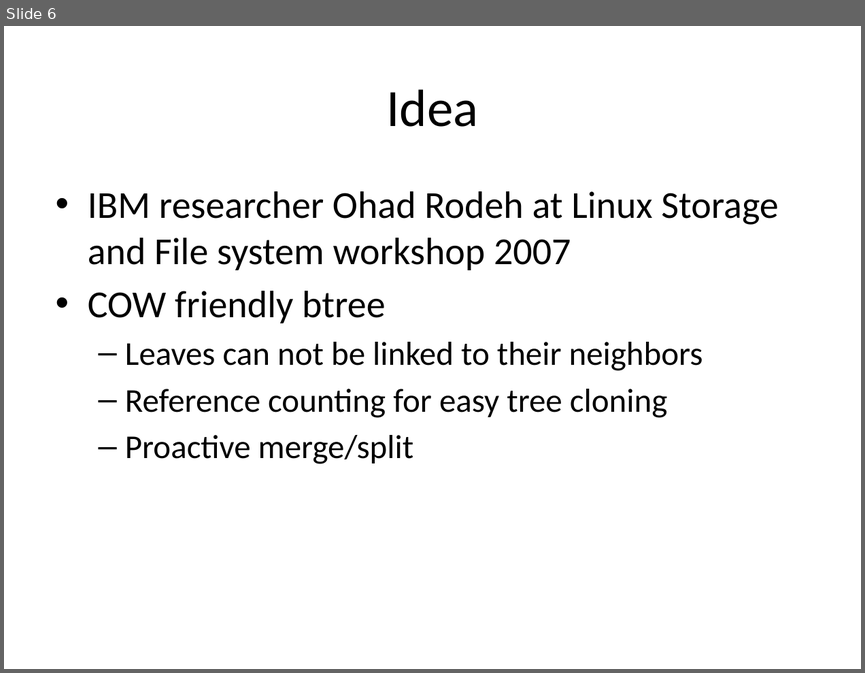
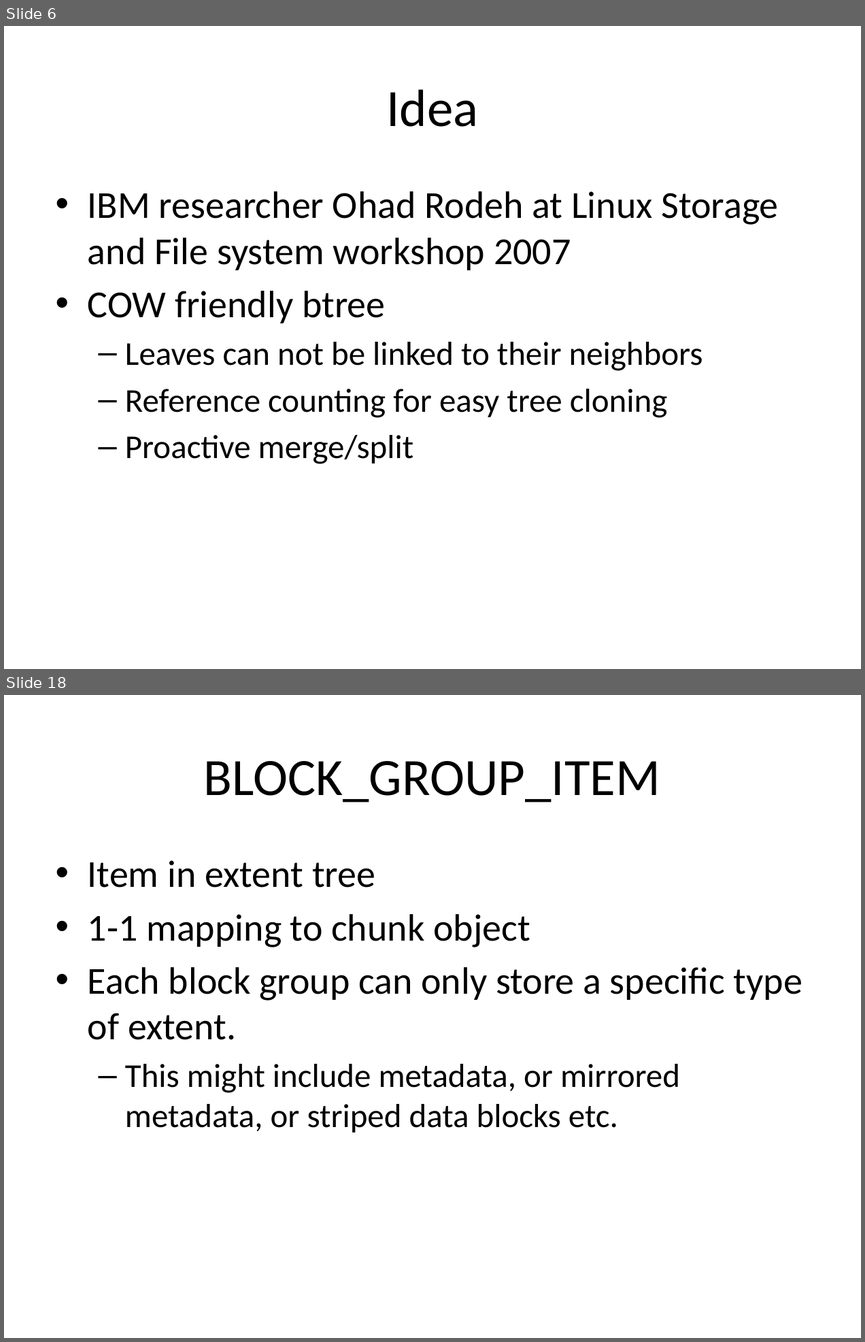
Before and after one commit to liujinmarshall/btrfs-doc, a slide deck: Bacik.pptx. Shown one above the other, each under a label of ours: slide 6 before the commit, slides 6 and 18 after it; the slides between them are not shown. The pictures are 865x673 and 865x1342 pixels, drawn with LibreOffice and Linux fonts; fonts in the diff are those of the drawing. Boxes give left, top, right and bottom in pixels: in the first picture for what was removed or moved away, otherwise in the second. Text is boxed around its words. In the diff, an @@ line names an element or a change of style, - is before the commit and + after.

Commit message:
Block group item

```diff
--- a/Bacik.pptx
+++ b/Bacik.pptx
@@ slide 18 added at (4,695,861,1338), background #FFFFFF @@
@@ title added at (204,761,660,802), 44 pt, text #000000 @@
+BLOCK_GROUP_ITEM
@@ text added at (88,860,802,1132), 32 pt, text #000000 @@
+• Item in extent tree
+• 1-1 mapping to chunk object
+• Each block group can only store a specific type of extent.
+  – This might include metadata, or mirrored metadata, or striped data blocks etc.
```
Also in this commit, not shown: 3 slides changed, 10 other slides added, 1 slide removed.
